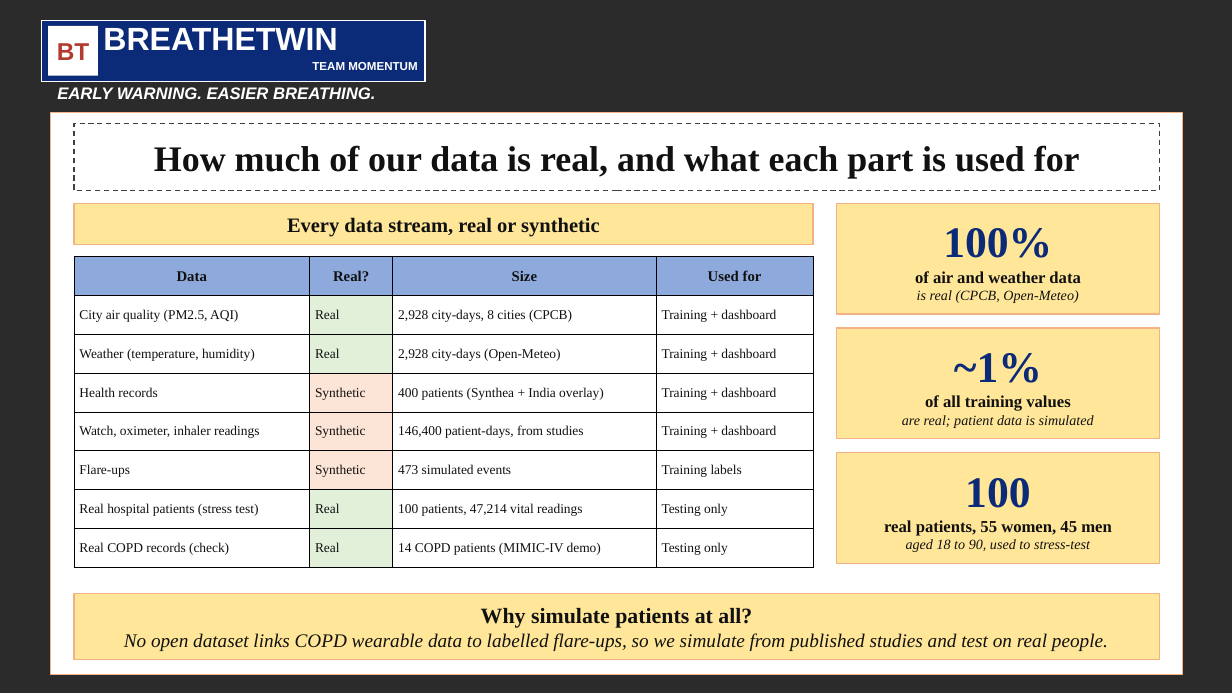
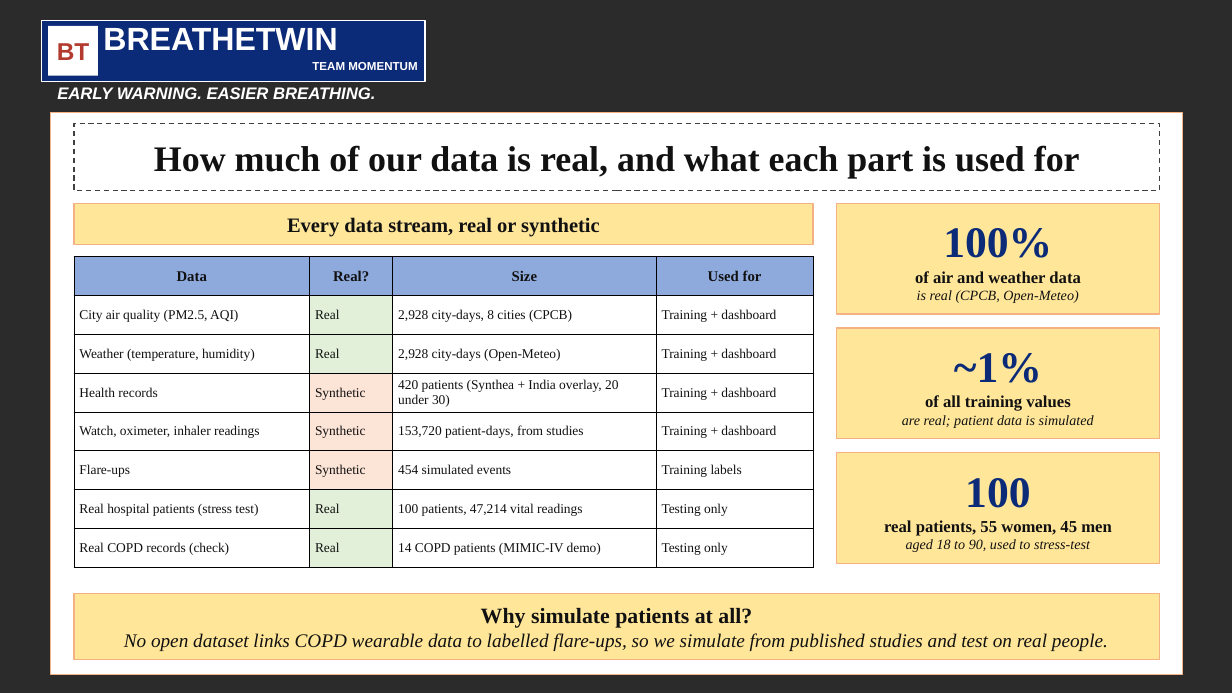
Before and after one commit to yashsaxena1220-lgtm/MOMENTUM_SDA-Bocconi-Asia-Center, a slide deck: slide 8 of docs/BreatheTwin_presentation.pptx. Drawn at 1232x693 pixels with LibreOffice and Linux fonts; fonts in the diff are those of the drawing; background and template pictures are left out; a plain dark background stands for a picture behind light text. Boxes give left, top, right and bottom in pixels: in the first picture for what was removed or moved away, otherwise in the second. Text is boxed around its words. In the diff, an @@ line names an element or a change of style, - is before the commit and + after.

```diff
--- a/docs/BreatheTwin_presentation.pptx
+++ b/docs/BreatheTwin_presentation.pptx
@@ table at (74,257,813,567) @@
-row 4, column 3: 400 patients (Synthea + India overlay)
+row 4, column 3: 420 patients (Synthea + India overlay, 20 under 30)
-row 5, column 3: 146,400 patient-days, from studies
+row 5, column 3: 153,720 patient-days, from studies
-row 6, column 3: 473 simulated events
+row 6, column 3: 454 simulated events
```
Also in this commit, not shown: 8 other slides changed, 29 other files.
